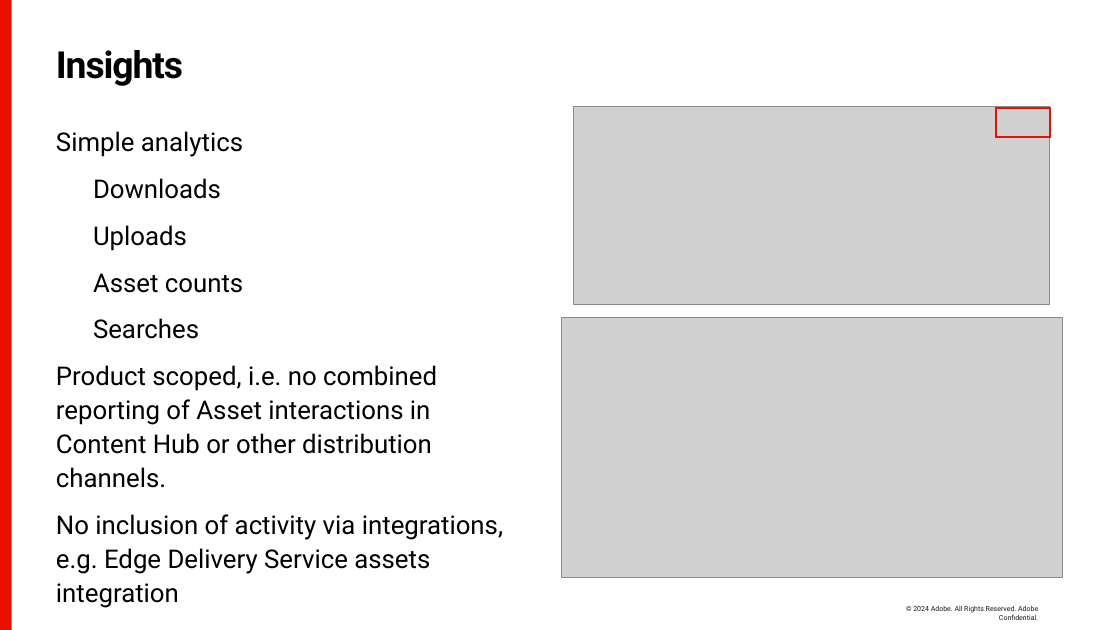
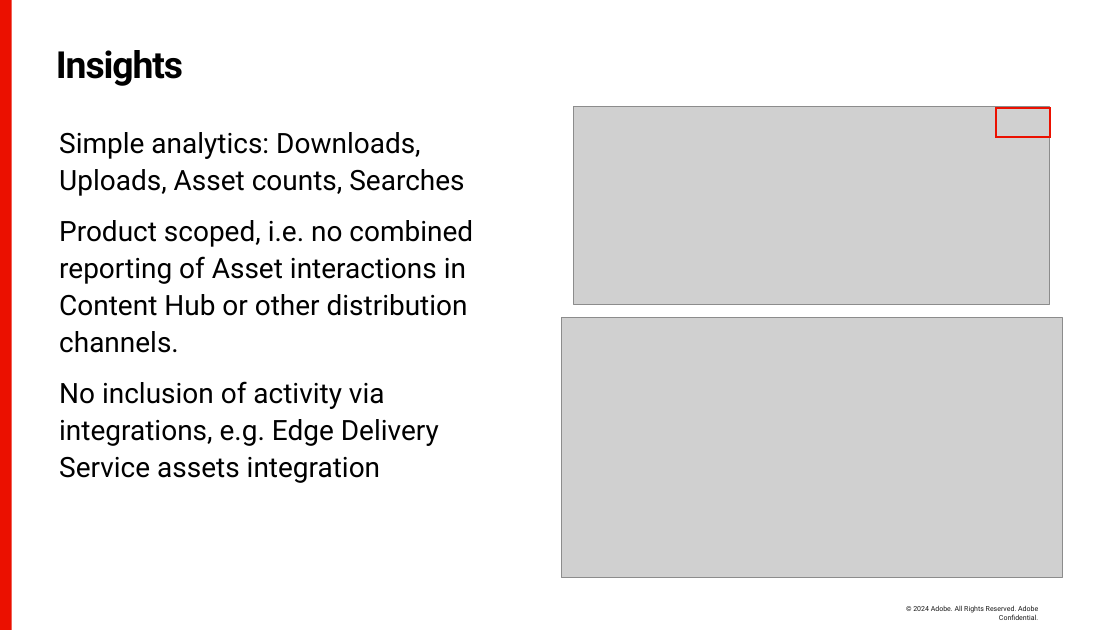
Before and after one commit to rfreemo/accelerator-aem-work-with-assetsview, a slide deck: slide 46 of presentation/aem-assets-working-assetsview.pptx (slide 41 before the commit). Drawn at 1120x630 pixels with LibreOffice and Linux fonts; fonts in the diff are those of the drawing; grey boxes stand for pictures; background and template pictures are left out. Boxes give left, top, right and bottom in pixels: in the first picture for what was removed or moved away, otherwise in the second. Text is boxed around its words. In the diff, an @@ line names an element or a change of style, - is before the commit and + after.

```diff
--- a/presentation/aem-assets-working-assetsview.pptx
+++ b/presentation/aem-assets-working-assetsview.pptx
@@ text at [59,132,464,196]: text changed; size 22.1 to 24 pt @@
-Simple analytics
-    Downloads
-    Uploads
-    Asset counts
-    Searches
+Simple analytics: Downloads, Uploads, Asset counts, Searches
@@ text at [59,220,473,483]: size 22.1 to 24 pt in "Product scoped, i.e. no combined reporting of ...", "No inclusion of activity via integrations, e.g. ..."; more space between paragraphs @@
```
Also in this commit, not shown: 23 other slides changed, 8 slides added, 2 other files.
